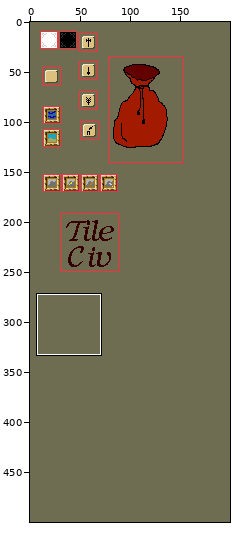
Sprite sheet -- images/experimental/civ-stuff.png. Above, an overview of the earlier version with the close-up marked.
Close-up. Old version:
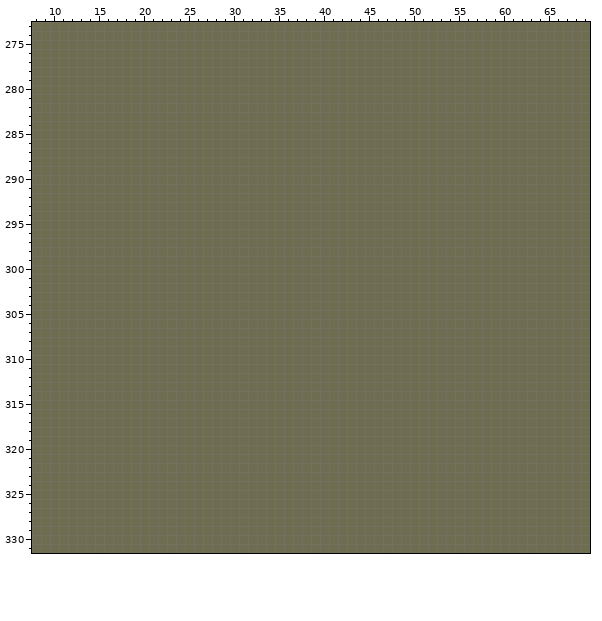
The file is 200x500 pixels. Colours within 5 levels of each other are drawn and written as one. Shown: x 8..69, y 273..331. The commit also changed other parts of the picture, which this record leaves out.
Now the later version:
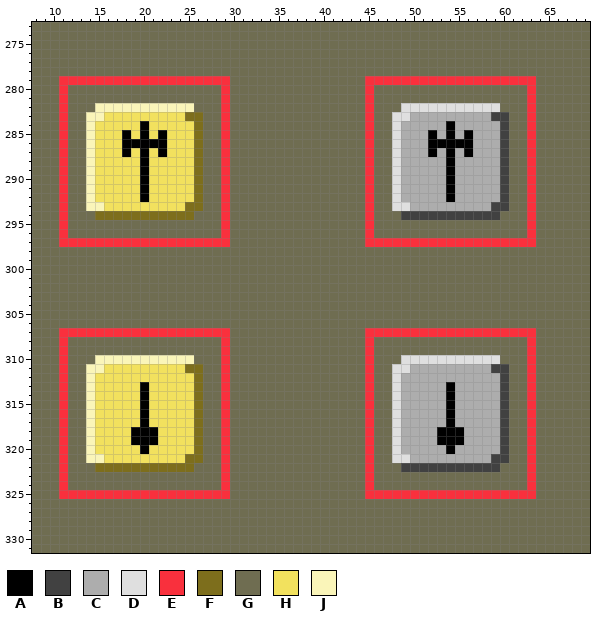
Palette (. is transparent): A #000000  B #414141  C #adadad  D #dfdfdf  E #f9303d  F #7d6e1c  G #6f6d51  H #f2e15e  J #faf5b9
Changes in this commit:
Changed rows in their new state; - is an unchanged pixel.
first column x 11:
279 EEEEEEEEEEEEEEEEEEE---------------EEEEEEEEEEEEEEEEEEE
280 E-----------------E---------------E-----------------E
281 E-----------------E---------------E-----------------E
282 E---JJJJJJJJJJJ---E---------------E---DDDDDDDDDDD---E
283 E--JJHHHHHHHHHFF--E---------------E--DDCCCCCCCCCBB--E
284 E--JHHHHHAHHHHHF--E---------------E--DCCCCCACCCCCB--E
285 E--JHHHAHAHAHHHF--E---------------E--DCCCACACACCCB--E
286 E--JHHHAAAAAHHHF--E---------------E--DCCCAAAAACCCB--E
287 E--JHHHAHAHAHHHF--E---------------E--DCCCACACACCCB--E
288 E--JHHHHHAHHHHHF--E---------------E--DCCCCCACCCCCB--E
289 E--JHHHHHAHHHHHF--E---------------E--DCCCCCACCCCCB--E
290 E--JHHHHHAHHHHHF--E---------------E--DCCCCCACCCCCB--E
291 E--JHHHHHAHHHHHF--E---------------E--DCCCCCACCCCCB--E
292 E--JHHHHHAHHHHHF--E---------------E--DCCCCCACCCCCB--E
293 E--JJHHHHHHHHHFF--E---------------E--DDCCCCCCCCCBB--E
294 E---FFFFFFFFFFF---E---------------E---BBBBBBBBBBB---E
295 E-----------------E---------------E-----------------E
296 E-----------------E---------------E-----------------E
297 EEEEEEEEEEEEEEEEEEE---------------EEEEEEEEEEEEEEEEEEE
first column x 11:
307 EEEEEEEEEEEEEEEEEEE---------------EEEEEEEEEEEEEEEEEEE
308 E-----------------E---------------E-----------------E
309 E-----------------E---------------E-----------------E
310 E---JJJJJJJJJJJ---E---------------E---DDDDDDDDDDD---E
311 E--JJHHHHHHHHHFF--E---------------E--DDCCCCCCCCCBB--E
312 E--JHHHHHHHHHHHF--E---------------E--DCCCCCCCCCCCB--E
313 E--JHHHHHAHHHHHF--E---------------E--DCCCCCACCCCCB--E
314 E--JHHHHHAHHHHHF--E---------------E--DCCCCCACCCCCB--E
315 E--JHHHHHAHHHHHF--E---------------E--DCCCCCACCCCCB--E
316 E--JHHHHHAHHHHHF--E---------------E--DCCCCCACCCCCB--E
317 E--JHHHHHAHHHHHF--E---------------E--DCCCCCACCCCCB--E
318 E--JHHHHAAAHHHHF--E---------------E--DCCCCAAACCCCB--E
319 E--JHHHHAAAHHHHF--E---------------E--DCCCCAAACCCCB--E
320 E--JHHHHHAHHHHHF--E---------------E--DCCCCCACCCCCB--E
321 E--JJHHHHHHHHHFF--E---------------E--DDCCCCCCCCCBB--E
322 E---FFFFFFFFFFF---E---------------E---BBBBBBBBBBB---E
323 E-----------------E---------------E-----------------E
324 E-----------------E---------------E-----------------E
325 EEEEEEEEEEEEEEEEEEE---------------EEEEEEEEEEEEEEEEEEE
Boxes around the changes in both close-ups, in picture pixels (x1, y1, x2, y2):
changed: (59, 76, 230, 247)
changed: (365, 76, 536, 247)
changed: (59, 328, 230, 499)
changed: (365, 328, 536, 499)
